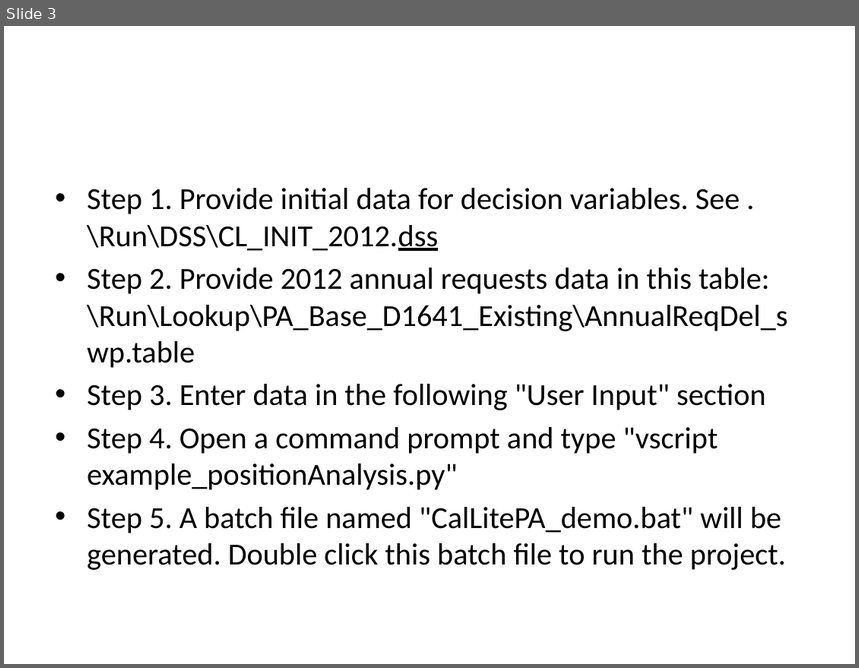
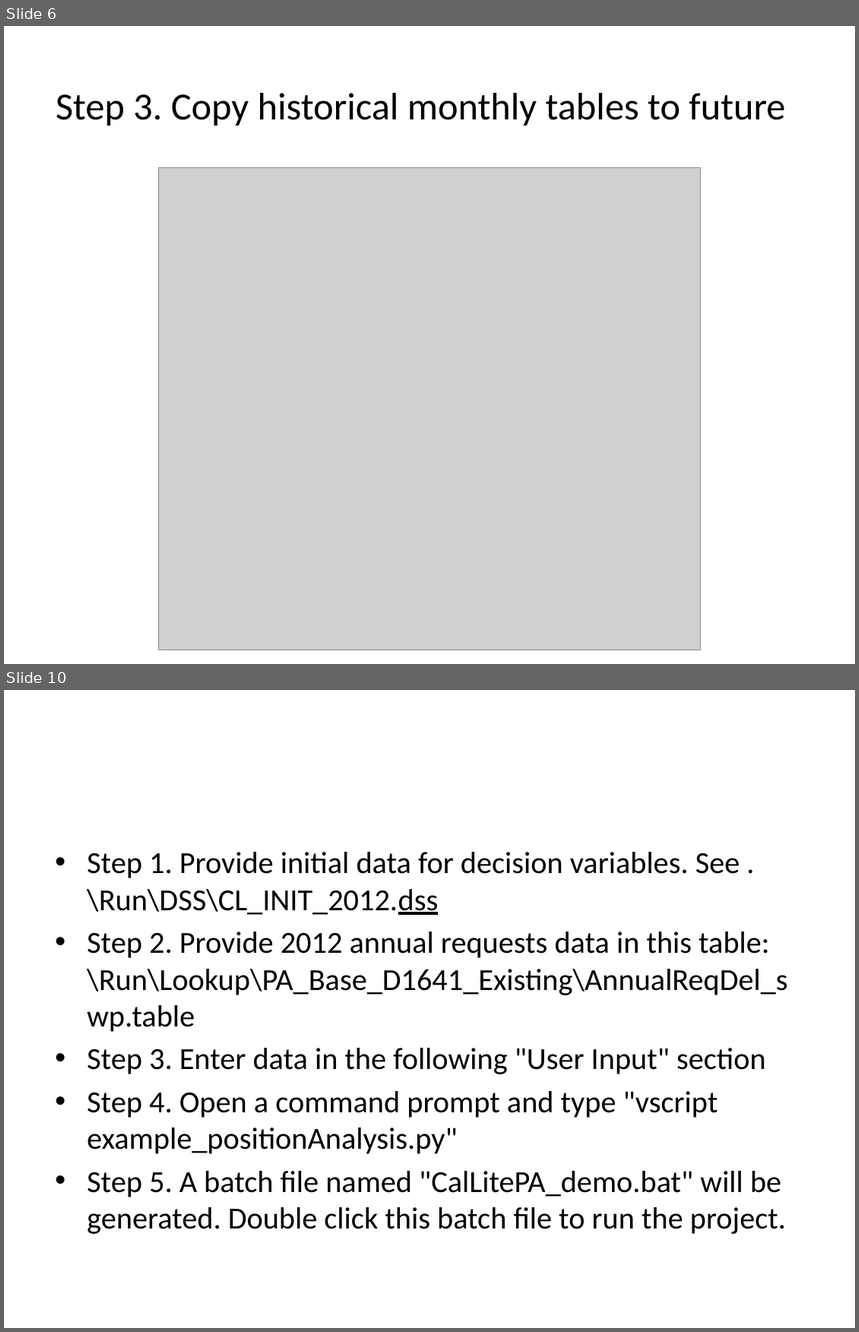
Before and after one commit to CentralValleyModeling/wrims, a slide deck: wrims2_vscript/doc/Position Analysis with CalLite.pptx. Shown one above the other, each under a label of ours: slide 3 before the commit, slides 6 and 10 after it; the slides between them are not shown. The pictures are 859x668 and 859x1332 pixels, drawn with LibreOffice and Linux fonts; fonts in the diff are those of the drawing; grey boxes stand for pictures. Boxes give left, top, right and bottom in pixels: in the first picture for what was removed or moved away, otherwise in the second. Text is boxed around its words. In the diff, an @@ line names an element or a change of style, - is before the commit and + after.

```diff
--- a/wrims2_vscript/doc/Position Analysis with CalLite.pptx
+++ b/wrims2_vscript/doc/Position Analysis with CalLite.pptx
@@ slide 6 added at (4, 26, 855, 664), background #FFFFFF @@
@@ title added at (56, 93, 785, 126), 32.4 pt, text #000000 @@
+Step 3. Copy historical monthly tables to future
@@ picture added at (159, 168, 700, 651) @@
@@ what was slide 3 is now slide 10 @@
```
Also in this commit, not shown: 2 slides changed, 9 other slides added.
